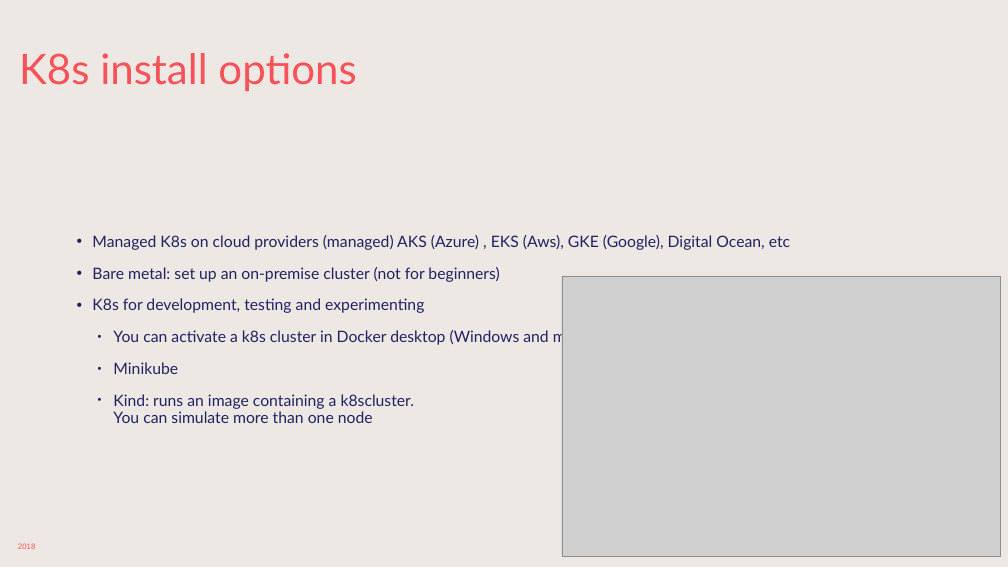
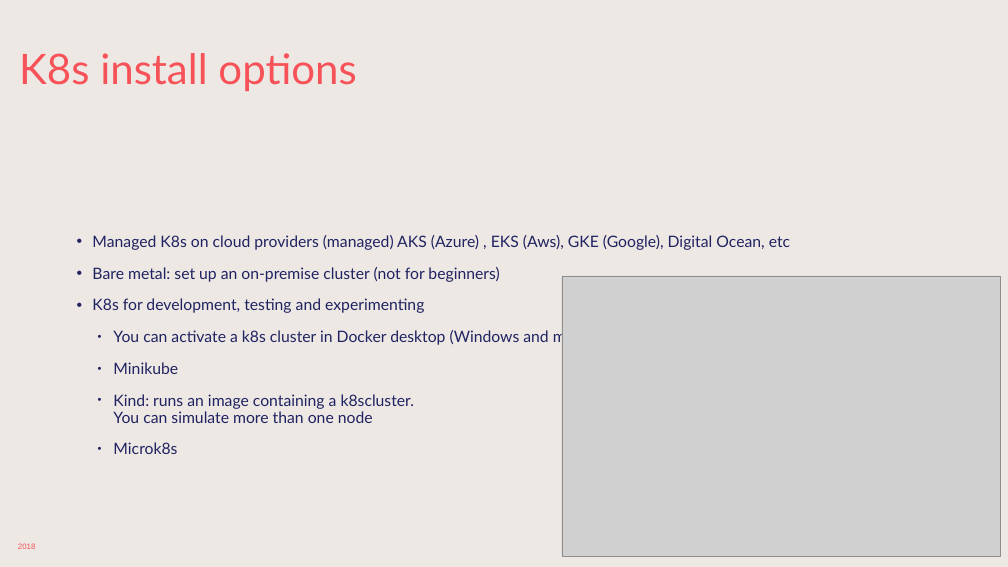
Before and after one commit to sabbadino/deltatre-community-meetups-session-3, a slide deck: slide 4 of K8s-basic.pptx. Drawn at 1008x567 pixels with LibreOffice and Linux fonts; fonts in the diff are those of the drawing; grey boxes stand for pictures; background and template pictures are left out. Boxes give left, top, right and bottom in pixels: in the first picture for what was removed or moved away, otherwise in the second. Text is boxed around its words. In the diff, an @@ line names an element or a change of style, - is before the commit and + after.

```diff
--- a/K8s-basic.pptx
+++ b/K8s-basic.pptx
@@ text at [113,442,177,454]: paragraph added @@
+  • Microk8s
```
Also in this commit, not shown: 7 other slides changed, 1 other file.
